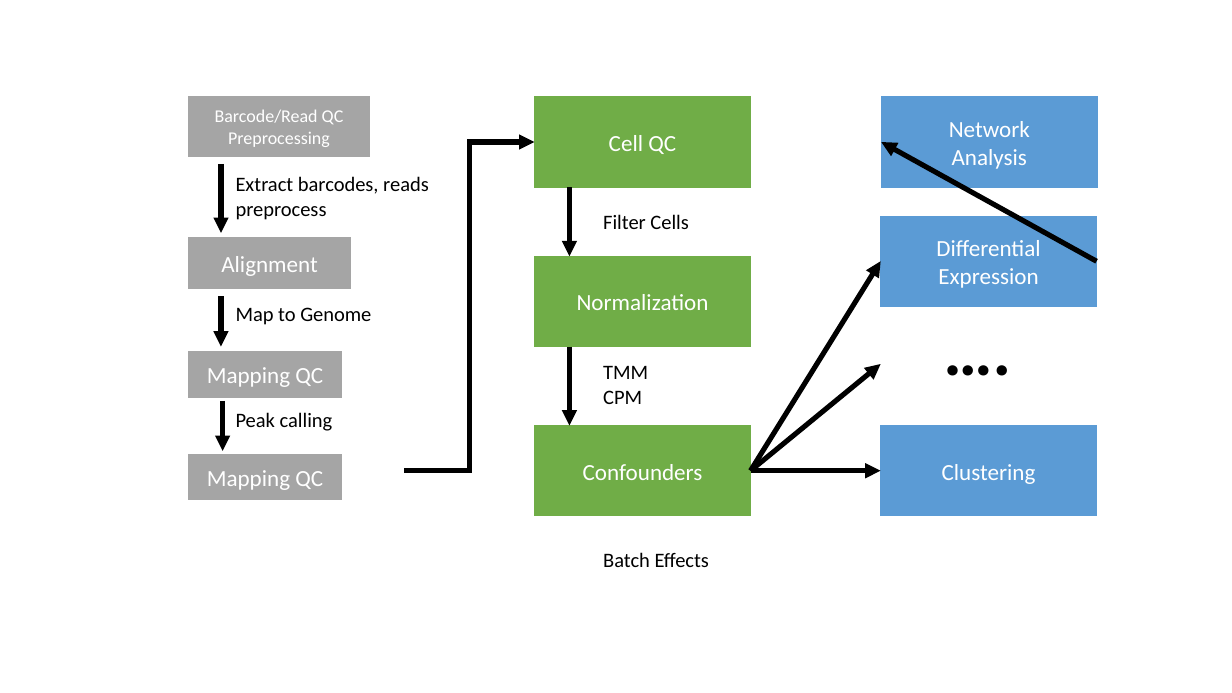
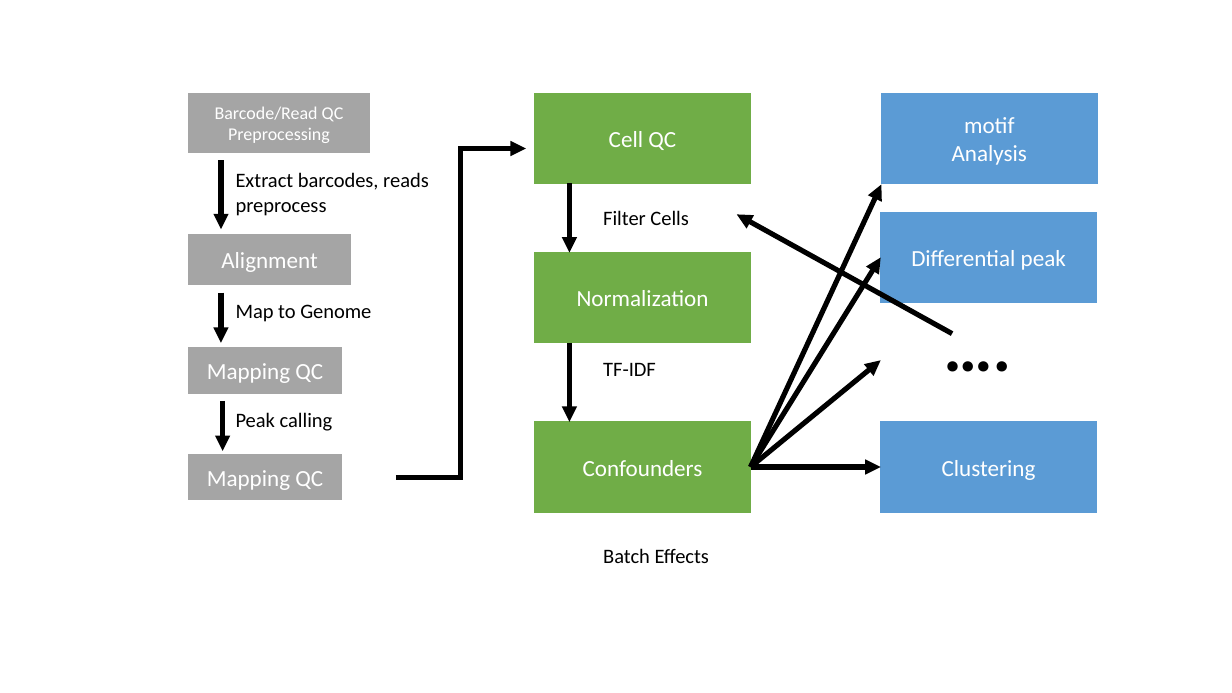
Before and after one commit to ucdavis-bioinformatics-training/2024-June-Advanced-Topics-in-Single-Cell-RNA-Seq-Multiome, a slide deck: slide 1 of data_reduction/figures/flowchart2.pptx. Drawn at 1232x693 pixels with LibreOffice and Linux fonts; fonts in the diff are those of the drawing. Boxes give left, top, right and bottom in pixels: in the first picture for what was removed or moved away, otherwise in the second. Text is boxed around its words. In the diff, an @@ line names an element or a change of style, - is before the commit and + after.

```diff
--- a/data_reduction/figures/flowchart2.pptx
+++ b/data_reduction/figures/flowchart2.pptx
@@ 8 rectangles, 7 arrows, 4 texts: place and size @@
-8 rectangles, 7 arrows, 4 texts at (189, 97, 1098, 567)
+8 rectangles, 7 arrows, 4 texts at (189, 93, 1098, 563)
@@ text in rectangle at (964, 117, 1014, 133): text changed @@
-Network
+motif
@@ elbow arrow moved from (405, 470) - (534, 142) to (396, 477) - (526, 149) @@
@@ arrow added from (750, 467) to (882, 185), #000000 4 pt @@
@@ arrow moved from (1097, 262) - (882, 142) to (952, 334) - (737, 214) @@
@@ text in rectangle at (911, 250, 1066, 270): text changed @@
-Differential Expression
+Differential peak
@@ text at (603, 363, 656, 376): text changed @@
-TMM
-CPM
+TF-IDF
```
Also in this commit, not shown: 4 other files.
